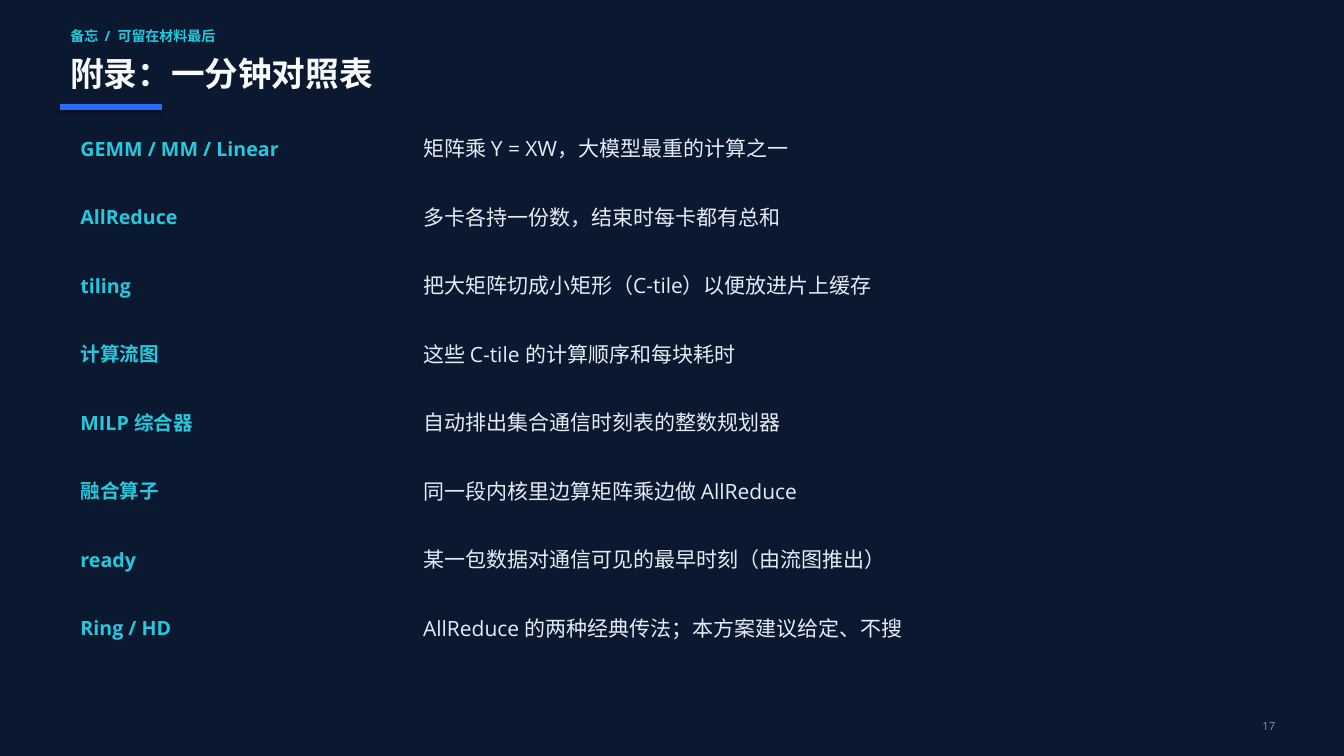
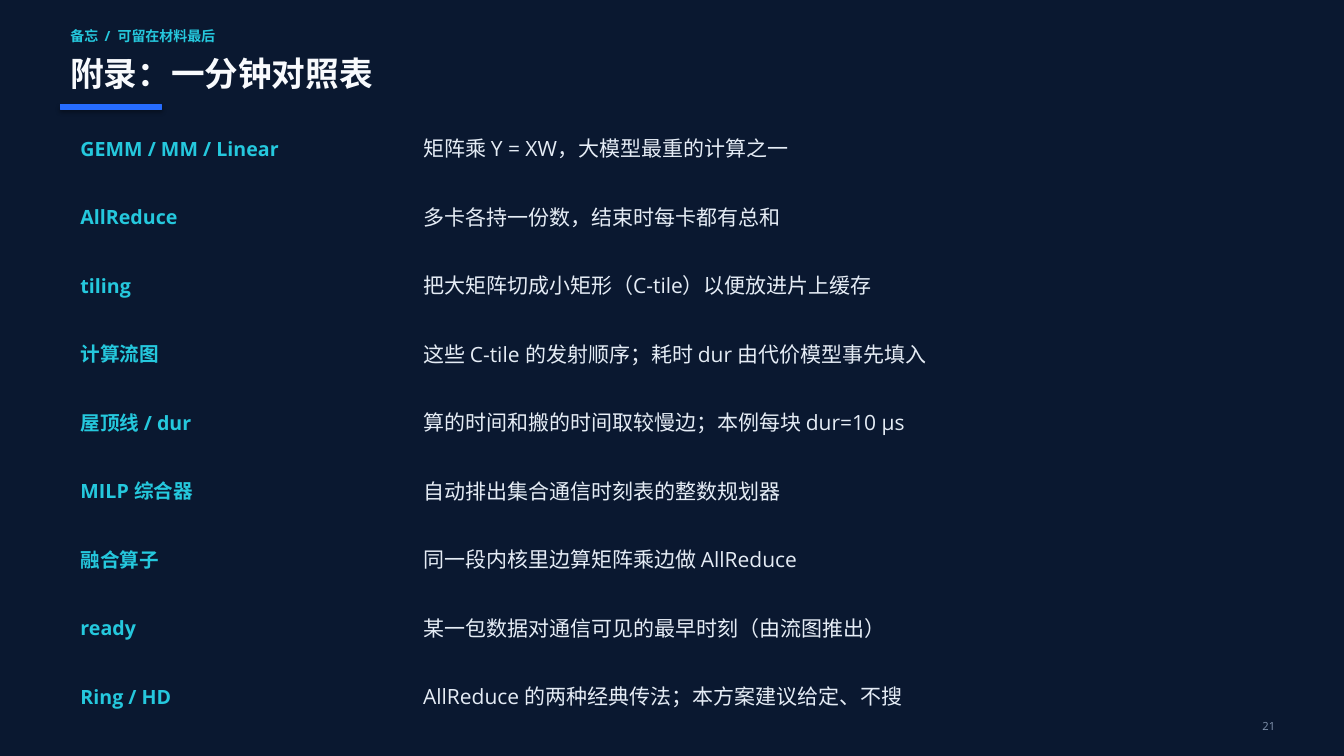
Before and after one commit to 69515164-rgb/DeepEP, a slide deck: slide 21 of docs/融合算子自动生成_MM_AllReduce.pptx (slide 17 before the commit). Drawn at 1344x756 pixels with LibreOffice and Linux fonts; fonts in the diff are those of the drawing. Boxes give left, top, right and bottom in pixels: in the first picture for what was removed or moved away, otherwise in the second. Text is boxed around its words. In the diff, an @@ line names an element or a change of style, - is before the commit and + after.

```diff
--- a/docs/融合算子自动生成_MM_AllReduce.pptx
+++ b/docs/融合算子自动生成_MM_AllReduce.pptx
@@ text at bbox=[423, 344, 927, 365]: text changed @@
-这些 C-tile 的计算顺序和每块耗时
+这些 C-tile 的发射顺序；耗时 dur 由代价模型事先填入
@@ text added at bbox=[80, 413, 191, 432], 14 pt, text #25C8DD, bold @@
+屋顶线 / dur
@@ text added at bbox=[423, 412, 905, 435], 15 pt, text #E5ECF5 @@
+算的时间和搬的时间取较慢边；本例每块 dur=10 μs
@@ 8 texts: place and size @@
-8 texts at bbox=[80, 412, 903, 640]
+8 texts at bbox=[80, 481, 903, 709]
@@ text at bbox=[1262, 722, 1275, 730]: text changed @@
-17
+21
```
Also in this commit, not shown: 10 other slides changed, 4 slides added, 2 other files.
